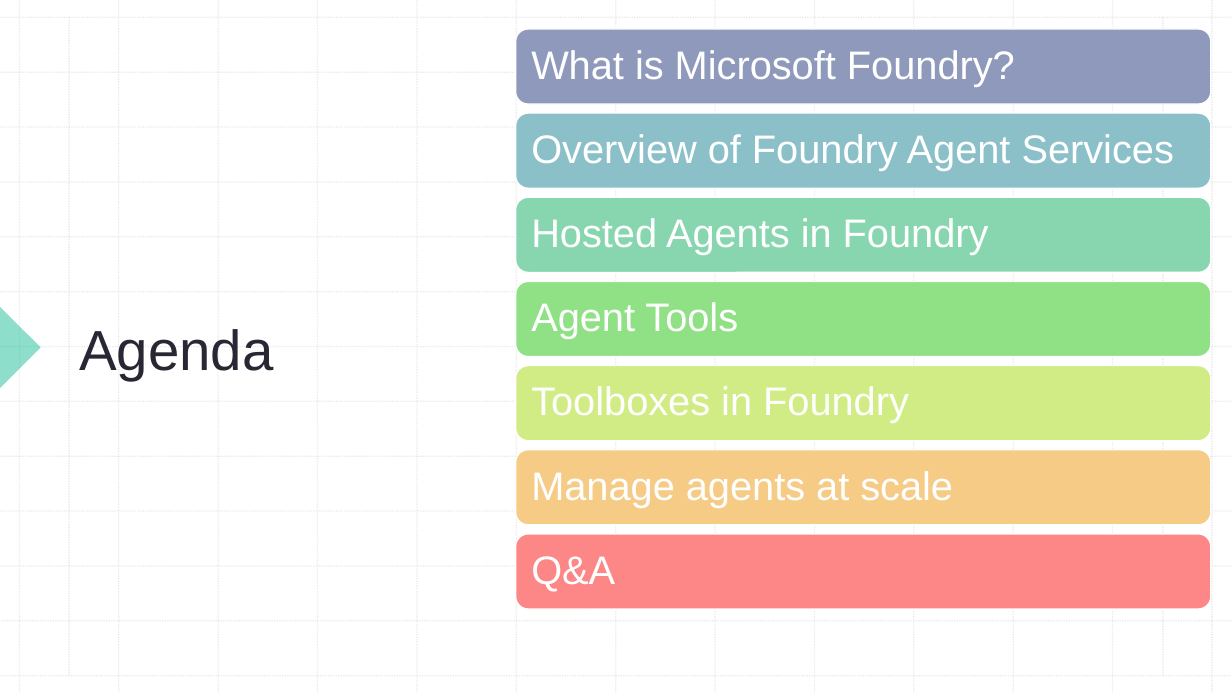
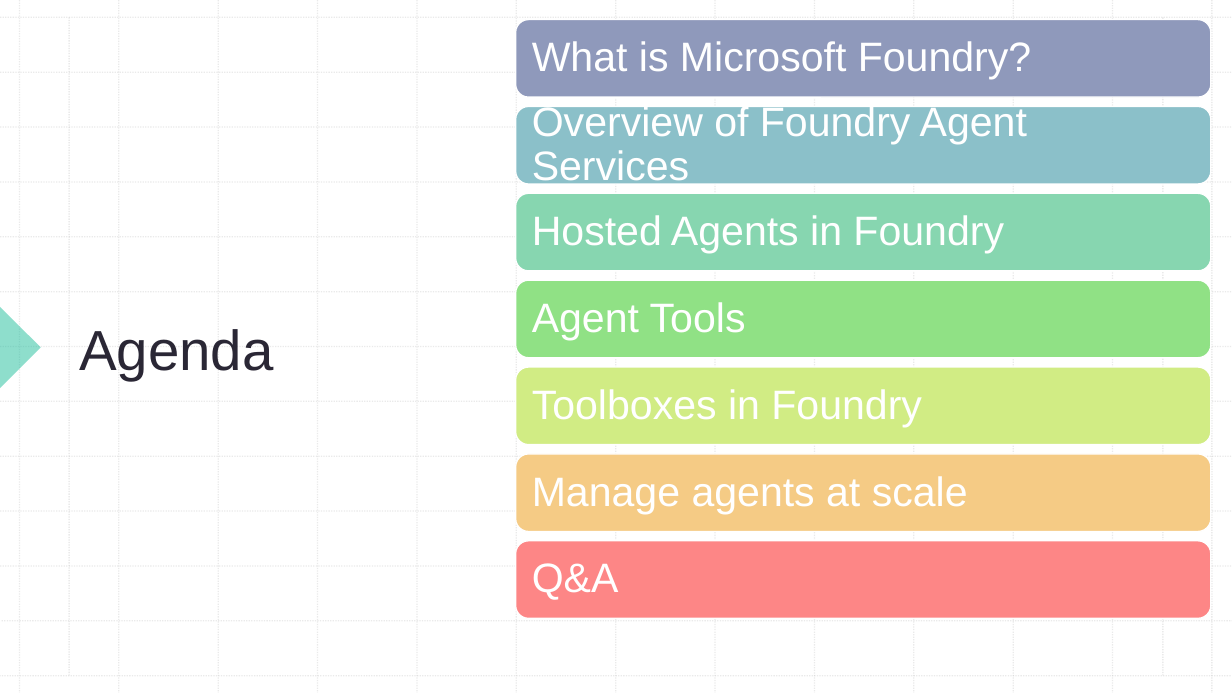
Before and after one commit to alvinashcraft/speaking, a slide deck: slide 4 of 2026/0825_NetDaySwitzerland/FoundryAgents-DotNetDay2026.pptx. Drawn at 1232x693 pixels with LibreOffice and Linux fonts; fonts in the diff are those of the drawing. Boxes give left, top, right and bottom in pixels: in the first picture for what was removed or moved away, otherwise in the second. Text is boxed around its words. In the diff, an @@ line names an element or a change of style, - is before the commit and + after.

Commit message:
Tweak foundry agents slide deck

```diff
--- a/2026/0825_NetDaySwitzerland/FoundryAgents-DotNetDay2026.pptx
+++ b/2026/0825_NetDaySwitzerland/FoundryAgents-DotNetDay2026.pptx
@@ rounded rectangle: place and size @@
-rounded rectangle at [516,29,1211,104]
+rounded rectangle at [516,19,1211,97]
@@ size 31 to 32 pt in 7 elements at [532,302,746,340], [532,389,922,427], [532,215,1004,253], [532,476,968,514], [532,103,1027,189], [532,563,619,600], [532,41,1031,79] @@
@@ text "What is Microsoft Foundry?": place and size @@
-text "What is Microsoft Foundry?" at [531,50,1015,86]
+text "What is Microsoft Foundry?" at [532,41,1031,79]
@@ rounded rectangle: place and size @@
-rounded rectangle at [516,113,1211,188]
+rounded rectangle at [516,106,1211,184]
@@ rounded rectangle: place and size @@
-rounded rectangle at [516,197,1211,272]
+rounded rectangle at [516,193,1211,271]
@@ rounded rectangle: place and size @@
-rounded rectangle at [516,366,1211,441]
+rounded rectangle at [516,367,1211,445]
@@ rounded rectangle: place and size @@
-rounded rectangle at [516,450,1211,525]
+rounded rectangle at [516,454,1211,531]
@@ rounded rectangle: place and size @@
-rounded rectangle at [516,534,1211,609]
+rounded rectangle at [516,541,1211,618]
```
Also in this commit, not shown: 8 other slides changed.
